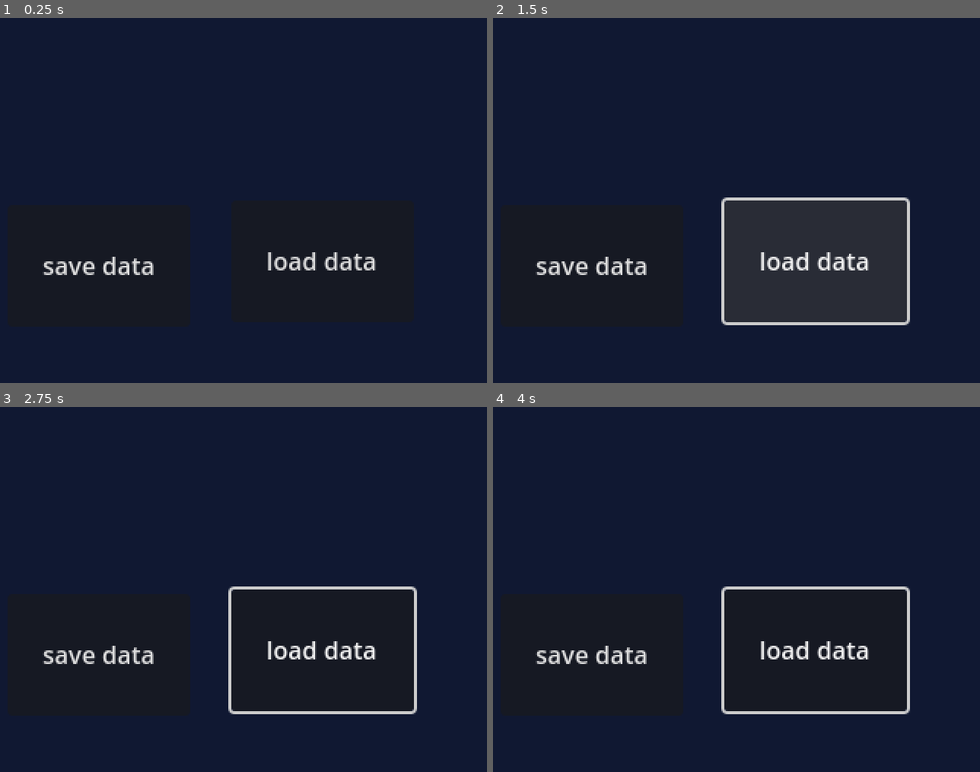
Above: before the commit, frames 1-4 (two rows, left to right).
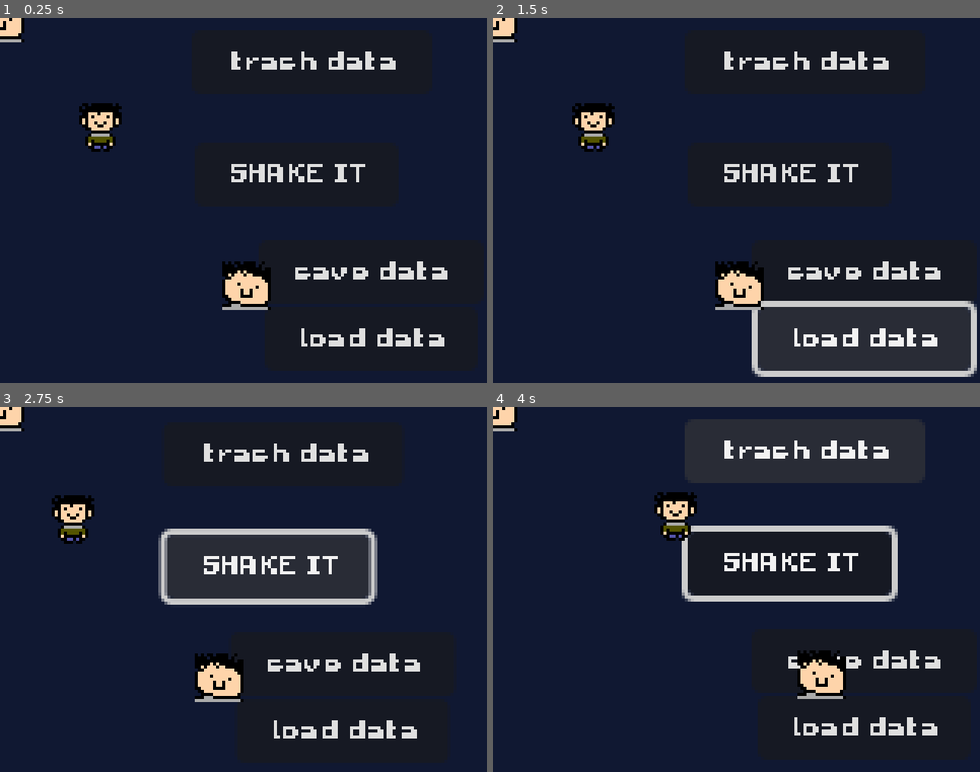
Above: after the commit, the same moments.

Repository: murumart/greg-rpg
Game: Godot game, scene res://scenes/scn_test.tscn
Two runs of this game, one before a commit and one after it. Both use one fixed random seed, a clock stepped at 60 frames per second and the inputs below. The project has no main scene, so this scene is started directly.
Inputs (mouse positions are in pixels of both pictures, inside the frame that each line leads up to):
- Up to frame 1 (0.25 s): no input
- Up to frame 2 (1.5 s): click "save data" at 0.5 s; click "load data" at 1.25 s
- Up to frame 3 (2.75 s): click (297, 563) at 2 s, where only the run after the commit has a clickable "SHAKE IT"
- Up to frame 4 (4 s): click (775, 414) at 2.75 s, where only the run after the commit has a clickable "trash data"; hold Right (ui_right) from 3.53 s (still down)

The runs differ from the first frame. In frame 1, 6.1% of the frame differs, in the area x 0-92%, y 0-90%; in frame 2, 18%, in the area x 0-100%, y 0-99%; in frame 3, 15%; in frame 4, 17%.

Commit message:
I need to sleep

Diff:
--- /dev/null
+++ b/autoload/scn_options.tscn
@@ -0,0 +1,6 @@
+[gd_scene load_steps=2 format=3 uid="uid://himl3pefm1tc"]
+
+[ext_resource type="Script" path="res://autoload/scr_options.gd" id="1_kip0u"]
+
+[node name="OPT" type="Node"]
+script = ExtResource("1_kip0u")
--- /dev/null
+++ b/autoload/scn_screen_overlay.tscn
@@ -0,0 +1,13 @@
+[gd_scene load_steps=3 format=3 uid="uid://cl8hnxbtbthry"]
+
+[ext_resource type="Script" path="res://autoload/scr_screen_overlay.gd" id="1_3f4vq"]
+[ext_resource type="Texture2D" uid="uid://db7wnv5ki5iac" path="res://sprites/spr_icon.png" id="2_yvydf"]
+
+[node name="SOL" type="CanvasLayer"]
+script = ExtResource("1_3f4vq")
+
+[node name="Node2D" type="Node2D" parent="."]
+
+[node name="SprIcon" type="Sprite2D" parent="Node2D"]
+texture_filter = 1
+texture = ExtResource("2_yvydf")
--- a/autoload/scr_data.gd
+++ b/autoload/scr_data.gd
@@ -1,26 +1,27 @@
 extends Node
 
-enum {CURRENT_ROOM, PLAYER_X_POS, PLAYER_Y_POS, MAX_VALUE, }
-var saveable_values : Array
+var A : Dictionary
 
 
 func _init() -> void:
-	saveable_values.resize(MAX_VALUE)
+	pass
 
 
-func set_data(what: int, to) -> void:
-	assert(what < saveable_values.size() and what > -1)
-	saveable_values[what] = to
+func set_data(key, value) -> void:
+	A[key] = value
 
 
-func get_data(where: int, default):
-	assert(where < saveable_values.size() and where > -1)
-	return saveable_values[where]
+func get_data(key: int, default = 0):
+	return A.get(key, default)
 
 
 func save_data() -> void:
-	DIR.save_data(saveable_values)
+	DIR.save_data(A)
 
 
 func load_data() -> void:
 	pass
+
+
+func print_data() -> void:
+	print(A)
--- a/autoload/scr_directory.gd
+++ b/autoload/scr_directory.gd
@@ -9,25 +9,19 @@
 		DirAccess.make_dir_absolute(GREG_USER_FOLDER_PATH)
 
 
-func save_data(data: Array, filename := "save.grs") -> void:
+func save_data(data, filename := "save.grs") -> void:
 	var file := FileAccess.open(str(GREG_USER_FOLDER_PATH, "/", filename), FileAccess.WRITE)
-	for value in data:
-		if not value: value = 0
-		file.store_line(str(value))
+	var meh := PackedByteArray()
+	meh.resize(int(pow(2, 16) -1))
+	meh.encode_var(0, data)
+	file.store_buffer(meh)
 
 
-func load_data(filename := "save.grs") -> Array:
+func load_data(filename := "save.grs") -> Dictionary:
 	if not FileAccess.file_exists(str(GREG_USER_FOLDER_PATH, "/", filename)):
-		return []
+		return {}
 	var file := FileAccess.open(str(GREG_USER_FOLDER_PATH, "/", filename), FileAccess.READ)
-	var text := file.get_as_text()
-	var split_text := text.split("\n")
-	var array := []
-	for string in split_text:
-		if Math.num_string_type(string) == TYPE_FLOAT:
-			array.append(float(string))
-		elif Math.num_string_type(string) == TYPE_INT:
-			array.append(int(string))
-		else:
-			array.append(string)
-	return array
+	var returnable := {}
+	var meh := file.get_buffer(int(pow(2, 16) -1))
+	returnable = meh.decode_var(0)
+	return returnable
--- /dev/null
+++ b/autoload/scr_options.gd
@@ -0,0 +1,3 @@
+extends Node
+
+var screen_shake_intensity = 1.0
--- /dev/null
+++ b/autoload/scr_screen_overlay.gd
@@ -0,0 +1,9 @@
+extends CanvasLayer
+
+
+func add_ui_child(node: Node, custom_z_index := 0, delete_on_scene_change := true):
+	var node2d := Node2D.new()
+	add_child(node2d)
+	node2d.z_index = custom_z_index
+	if delete_on_scene_change: node2d.add_to_group("free_on_scene_change")
+	node2d.add_child(node)
--- a/project.godot
+++ b/project.godot
@@ -14,6 +14,11 @@
 "language": &"GDScript",
 "path": "res://code/scr_math.gd"
 }, {
+"base": "CharacterBody2D",
+"class": &"PlayerOverworld",
+"language": &"GDScript",
+"path": "res://scenes/characters/overworld/scr_player_overworld.gd"
+}, {
 "base": "Node2D",
 "class": &"Room",
 "language": &"GDScript",
@@ -21,6 +26,7 @@
 }]
 _global_script_class_icons={
 "Math": "",
+"PlayerOverworld": "",
 "Room": ""
 }
 
@@ -36,6 +42,8 @@
 
 DIR="*res://autoload/scn_directory.tscn"
 DAT="*res://autoload/scn_data.tscn"
+SOL="*res://autoload/scn_screen_overlay.tscn"
+OPT="*res://autoload/scn_options.tscn"
 
 [debug]
 
@@ -43,13 +51,15 @@
 
 [display]
 
-window/size/viewport_width=320
-window/size/viewport_height=240
-window/size/window_width_override=640
-window/size/window_height_override=480
+window/size/viewport_width=160
+window/size/viewport_height=120
+window/size/window_width_override=1280
+window/size/window_height_override=960
 window/stretch/mode="viewport"
+window/stretch/aspect="ignore"
 
 [rendering]
 
 renderer/rendering_method="gl_compatibility"
 environment/defaults/default_clear_color=Color(0.0627451, 0.0941176, 0.196078, 1)
+textures/canvas_textures/default_texture_filter=0
--- /dev/null
+++ b/resources/thm_main_ui.tres
@@ -0,0 +1,36 @@
+[gd_resource type="Theme" load_steps=2 format=3 uid="uid://wknpxv3x21lw"]
+
+[ext_resource type="FontFile" uid="uid://bahaknekl8r3s" path="res://fonts/Retro Gaming.ttf" id="1_um7lb"]
+
+[resource]
+Button/font_sizes/font_size = 8
+Button/fonts/font = ExtResource("1_um7lb")
+CheckBox/fonts/font = null
+CheckButton/fonts/font = null
+CodeEdit/fonts/font = null
+ColorPickerButton/fonts/font = null
+Fonts/fonts/large = null
+Fonts/fonts/normal = null
+GraphNode/fonts/title_font = null
+ItemList/fonts/font = null
+Label/fonts/font = null
+LineEdit/fonts/font = null
+LinkButton/fonts/font = null
+MenuBar/fonts/font = null
+MenuButton/fonts/font = null
+OptionButton/fonts/font = null
+PopupMenu/fonts/font = null
+PopupMenu/fonts/font_separator = null
+ProgressBar/fonts/font = null
+RichTextLabel/fonts/bold_font = null
+RichTextLabel/fonts/bold_italics_font = null
+RichTextLabel/fonts/italics_font = null
+RichTextLabel/fonts/mono_font = null
+RichTextLabel/fonts/normal_font = null
+TabBar/fonts/font = null
+TabContainer/fonts/font = null
+TextEdit/fonts/font = null
+TooltipLabel/fonts/font = null
+Tree/fonts/font = null
+Tree/fonts/title_button_font = null
+Window/fonts/title_font = null
--- /dev/null
+++ b/scenes/characters/overworld/scn_greg_overworld.tscn
@@ -0,0 +1,47 @@
+[gd_scene load_steps=9 format=3 uid="uid://bmhs50mol2dav"]
+
+[ext_resource type="Script" path="res://scenes/characters/overworld/scr_player_overworld.gd" id="1_gx1l0"]
+[ext_resource type="Texture2D" uid="uid://yp6yxcafrgdp" path="res://sprites/characters/overworld/spr_greg_overworld.png" id="2_y11nw"]
+
+[sub_resource type="AtlasTexture" id="AtlasTexture_vo3ai"]
+atlas = ExtResource("2_y11nw")
+region = Rect2(0, 0, 16, 16)
+
+[sub_resource type="AtlasTexture" id="AtlasTexture_ihigo"]
+atlas = ExtResource("2_y11nw")
+region = Rect2(16, 0, 16, 16)
+
+[sub_resource type="AtlasTexture" id="AtlasTexture_mu8or"]
+atlas = ExtResource("2_y11nw")
+region = Rect2(32, 0, 16, 16)
+
+[sub_resource type="AtlasTexture" id="AtlasTexture_ecu36"]
+atlas = ExtResource("2_y11nw")
+region = Rect2(48, 0, 16, 16)
+
+[sub_resource type="SpriteFrames" id="SpriteFrames_76min"]
+animations = [{
+"frames": [SubResource("AtlasTexture_vo3ai"), SubResource("AtlasTexture_ihigo"), SubResource("AtlasTexture_mu8or"), SubResource("AtlasTexture_ecu36")],
+"loop": true,
+"name": &"walk_down",
+"speed": 5.0
+}]
+
+[sub_resource type="RectangleShape2D" id="RectangleShape2D_l6efe"]
+size = Vector2(8, 3)
+
+[node name="Greg" type="CharacterBody2D"]
+motion_mode = 1
+script = ExtResource("1_gx1l0")
+
+[node name="AnimatedSprite2D" type="AnimatedSprite2D" parent="."]
+texture_filter = 1
+position = Vector2(0, -8)
+frames = SubResource("SpriteFrames_76min")
+animation = &"walk_down"
+playing = true
+
+[node name="CollisionShape2D" type="CollisionShape2D" parent="."]
+position = Vector2(0, -0.5)
+shape = SubResource("RectangleShape2D_l6efe")
+debug_color = Color(0.560784, 1, 1, 0.419608)
--- /dev/null
+++ b/scenes/characters/overworld/scr_player_overworld.gd
@@ -0,0 +1,19 @@
+extends CharacterBody2D
+class_name PlayerOverworld
+
+const SPEED := 3000
+const FRICTION := 720
+
+var input := Vector2()
+
+
+func _physics_process(delta: float) -> void:
+	input = Input.get_vector("ui_left", "ui_right", "ui_up", "ui_down") * delta * SPEED
+
+	velocity = Vector2()
+	velocity = input.normalized() * delta * SPEED
+
+	var _collided := move_and_slide()
+
+	global_position.x = roundi(global_position.x)
+	global_position.y = roundi(global_position.y)
--- a/scenes/scn_test.tscn
+++ b/scenes/scn_test.tscn
@@ -1,20 +1,62 @@
-[gd_scene load_steps=2 format=3 uid="uid://qi4s6c2f3xo6"]
+[gd_scene load_steps=7 format=3 uid="uid://qi4s6c2f3xo6"]
 
 [ext_resource type="Script" path="res://scenes/scr_testroom.gd" id="1_8o2u0"]
+[ext_resource type="PackedScene" uid="uid://ekxwo70dmot1" path="res://scenes/tech/scn_camera.tscn" id="2_th23x"]
+[ext_resource type="Theme" uid="uid://wknpxv3x21lw" path="res://resources/thm_main_ui.tres" id="2_vncey"]
+[ext_resource type="Texture2D" uid="uid://db7wnv5ki5iac" path="res://sprites/spr_icon.png" id="3_4p85b"]
+[ext_resource type="PackedScene" uid="uid://bmhs50mol2dav" path="res://scenes/characters/overworld/scn_greg_overworld.tscn" id="4_dngaw"]
+
+[sub_resource type="RectangleShape2D" id="RectangleShape2D_6ipc4"]
+size = Vector2(63, 20)
 
 [node name="TestRoom" type="Node2D"]
 script = ExtResource("1_8o2u0")
 
 [node name="Button" type="Button" parent="."]
-offset_left = 5.0
-offset_top = 123.0
-offset_right = 125.0
-offset_bottom = 203.0
+offset_left = 85.0
+offset_top = 74.0
+offset_right = 159.0
+offset_bottom = 95.0
+theme = ExtResource("2_vncey")
 text = "save data"
 
 [node name="Button2" type="Button" parent="."]
-offset_left = 152.0
-offset_top = 120.0
-offset_right = 272.0
-offset_bottom = 200.0
+offset_left = 87.0
+offset_top = 96.0
+offset_right = 157.0
+offset_bottom = 117.0
+theme = ExtResource("2_vncey")
 text = "load data"
+
+[node name="Button3" type="Button" parent="."]
+offset_left = 64.0
+offset_top = 42.0
+offset_right = 131.0
+offset_bottom = 63.0
+theme = ExtResource("2_vncey")
+text = "SHAKE IT"
+
+[node name="StaticBody2D" type="StaticBody2D" parent="Button3"]
+position = Vector2(-64, -42)
+
+[node name="CollisionShape2D" type="CollisionShape2D" parent="Button3/StaticBody2D"]
+position = Vector2(97.5, 52)
+shape = SubResource("RectangleShape2D_6ipc4")
+
+[node name="Button4" type="Button" parent="."]
+offset_left = 63.0
+offset_top = 5.0
+offset_right = 142.0
+offset_bottom = 26.0
+theme = ExtResource("2_vncey")
+text = "trash data"
+
+[node name="Camera" parent="." instance=ExtResource("2_th23x")]
+position = Vector2(80, 61)
+
+[node name="SprIcon" type="Sprite2D" parent="."]
+position = Vector2(81, 89)
+texture = ExtResource("3_4p85b")
+
+[node name="Greg" parent="." instance=ExtResource("4_dngaw")]
+position = Vector2(33, 45)
--- a/scenes/scr_room.gd
+++ b/scenes/scr_room.gd
@@ -5,4 +5,4 @@
 
 
 func _init() -> void:
-	DAT.set_data(DAT.CURRENT_ROOM, id)
+	DAT.set_data("current_room", id)
--- a/scenes/scr_testroom.gd
+++ b/scenes/scr_testroom.gd
@@ -1,9 +1,19 @@
 extends Room
+
+@onready var sprite := $SprIcon
+var speed := 60.0
 
 
 func _ready() -> void:
 	$Button.connect("pressed", save_pressed)
 	$Button2.connect("pressed", load_pressed)
+	$Button3.connect("pressed", shake_pressed)
+	$Button4.connect("pressed", trash_pressed)
+
+
+func _physics_process(delta: float) -> void:
+	sprite.global_position.x += int(Input.get_axis("ui_left", "ui_right") * delta * speed)
+	sprite.global_position.y += int(Input.get_axis("ui_up", "ui_down") * delta * speed)
 
 
 func save_pressed():
@@ -12,3 +22,12 @@
 
 func load_pressed():
 	print(DIR.load_data())
+
+
+func shake_pressed():
+	$Camera.add_trauma(1.0)
+
+
+func trash_pressed():
+	DAT.set_data(str(randf_range(-1, 1)), (str(randf_range(-100, 100))))
+	DAT.print_data()
--- /dev/null
+++ b/scenes/tech/scn_camera.tscn
@@ -0,0 +1,7 @@
+[gd_scene load_steps=2 format=3 uid="uid://ekxwo70dmot1"]
+
+[ext_resource type="Script" path="res://scenes/tech/scr_camera.gd" id="1_0h3mb"]
+
+[node name="Camera" type="Camera2D"]
+current = true
+script = ExtResource("1_0h3mb")
--- /dev/null
+++ b/scenes/tech/scr_camera.gd
@@ -0,0 +1,20 @@
+extends Camera2D
+
+# screen shake variables
+const SHAKE_DECAY := 0.8
+const SHAKE_MAX_OFFSET := Vector2(100, 75)
+
+var shake_trauma := 0.0
+var shake_trauma_power := 2
+
+
+func add_trauma(amount: float) -> void:
+	shake_trauma = minf(shake_trauma + amount, 1.0)
+
+
+func _physics_process(delta: float) -> void:
+	shake_trauma = move_toward(shake_trauma, 0.0, SHAKE_DECAY * delta)
+
+	var shake_amount := pow(shake_trauma, shake_trauma_power)
+	offset.x = SHAKE_MAX_OFFSET.x * shake_amount * randf_range(-1.0, 1.0) * OPT.screen_shake_intensity
+	offset.y = SHAKE_MAX_OFFSET.y * shake_amount * randf_range(-1.0, 1.0) * OPT.screen_shake_intensity
Binary file added: fonts/Retro Gaming.ttf
Not shown, added: fonts/Retro Gaming.ttf.import
Binary file added: sprites/characters/overworld/spr_greg_overworld.png
Not shown, added: sprites/characters/overworld/spr_greg_overworld.png.import
Binary file changed: sprites/spr_icon.png
Not shown, added: sprites/characters/overworld/spr_greg_overworld.xcf
